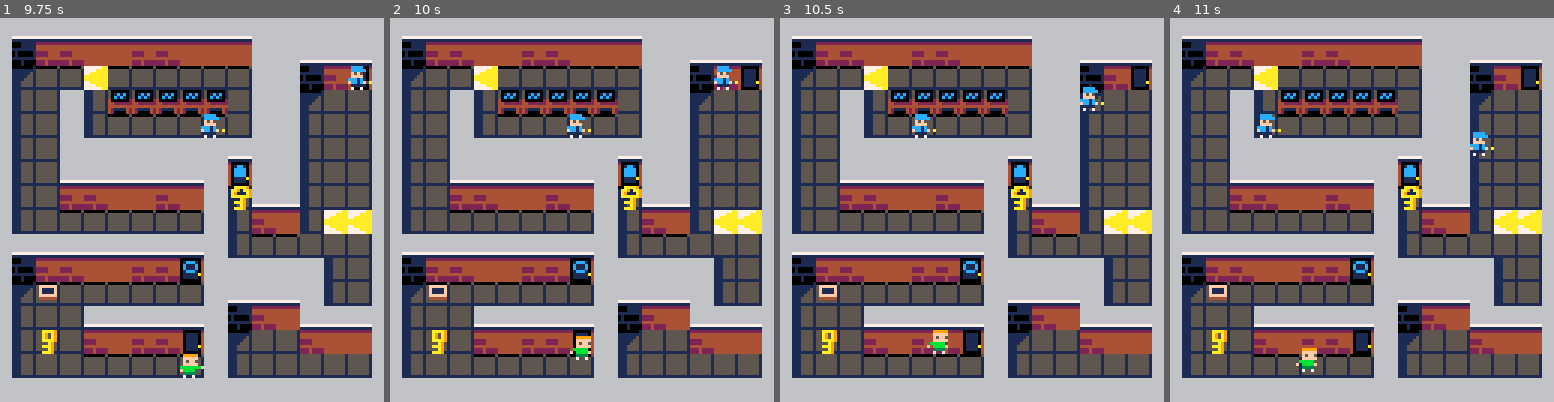
Above: before the commit, frames 1-4 (left to right).
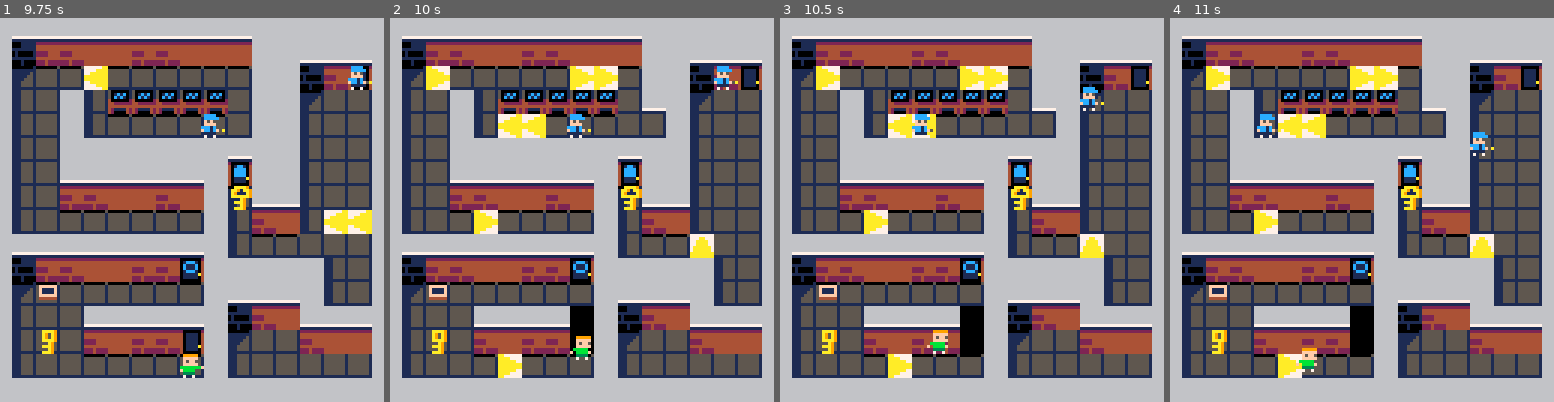
Above: after the commit, the same moments.

Repository: HuskyGameDev/2020f-team7
Game: PICO-8 cartridge shoebox.p8
The game is run twice, just before and just after one commit, with the same random seed, the same clock (stepped at 60 frames per second) and the same inputs.
Inputs:
- Up to frame 1 (9.75 s): tap X (X key) at 0.33, 1.07, 1.85, 2.97, 4.08, 5.2, 6.32, 7.43, 8.55, 9.67 s; tap O (Z key) at 0.7, 1.7, 2.1, 2.5, 2.9, 3.3, 3.7, 4.1, 4.5, 4.9, 5.3, 5.7, 6.1, 6.5, 6.9, 7.3, 7.7, 8.1, 8.5, 8.9, 9.3, 9.7 s; hold Right 1.6-2.1 s; hold Up 2.15-2.42 s; hold Right 2.47-3.03 s; hold Left 3.08-3.58 s; hold Down 3.63-3.97 s; hold Right 4.02-4.68 s; hold Up 4.73-5.03 s; hold Left 5.08-5.68 s; hold Down 5.73-6.03 s; hold Right 6.08-6.58 s; hold Right 6.63-7.13 s; hold Up 7.18-7.45 s; hold Right 7.5-8.07 s; hold Left 8.12-8.62 s; hold Down 8.67-9 s; hold Right 9.05-9.72 s
- Up to frame 2 (10 s): hold Up from 9.77 s (still down)
- Up to frame 3 (10.5 s): release Up at 10.07 s; tap O (Z key) at 10.1 s; hold Left from 10.12 s (still down)
- Up to frame 4 (11 s): tap O (Z key) at 10.5, 10.9 s; release Left at 10.72 s; hold Down from 10.77 s (still down); tap X (X key) at 10.78 s

Frame 1 is identical in both runs. In frame 2, 5.3% of the frame differs, in the area x 9-97%, y 12-94%; in frame 3, 5.2%; in frame 4, 5.4%.

Commit message:
Added a working camera swap
Camera swap is here and works... almost. When swapping, entities from one screen will teleport to the other. The only way to alter this is to change which screen the player starts on. this may be something to do with the actor system...

Diff:
--- a/shoebox.p8
+++ b/shoebox.p8
@@ -125,6 +125,7 @@
 end
 
 function _init()
+counter = 0
  _upd = gameupd
  _drw = drawgame
  win = 1
@@ -289,6 +290,14 @@
 -->8
 --game update functions
 function gameupd()
+counter+=1
+if counter < 10 *30 then
+camera(4,0)
+elseif counter >= 10 * 30 and counter < 20 * 30 then
+camera(156,0)
+else
+counter=0
+end
  physics.update()
  controls.update()
  doorsystem.update()
